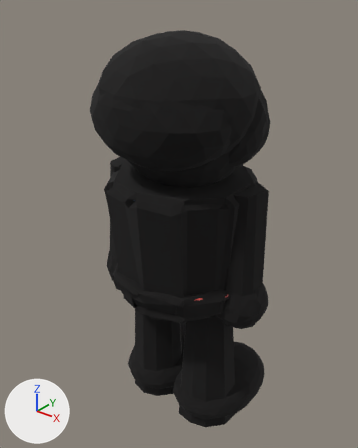
The glTF model assets/wonder_walker_v12.glb, before and after one commit.
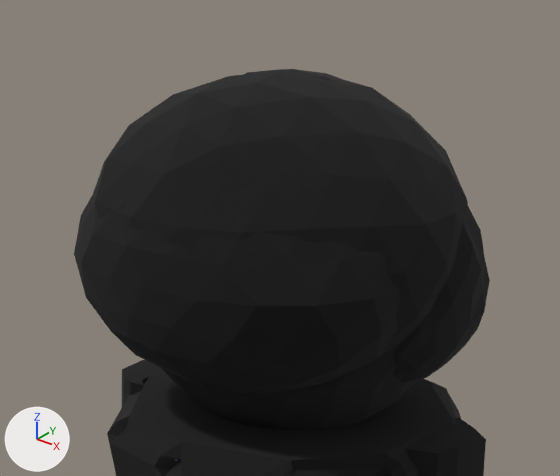
Each version appears first whole from a 50 mm lens placed at (0.745, -0.948, 1.174), pointed at (-0.025, 0.015, 0.577), and next in a close-up on the part from 16% to 84% of the width and 0% to 46% of the height. Lighting does not change. The marker at lower left points along +X, +Y and +Z. The first two pictures are the older version. Vertices at exactly the same position are counted once.

Script lines for the objects in view, before the commit:
```python
me_cone_006 = bpy.data.meshes.new('Cone.006')
me_cone_006.from_pydata(...)  # 2130 vertices, 4176 faces; spans x -0.257..0.254, y -0.214..0.242, z -0.011..1.078
me_cone_006.materials.append(mat_ww_outlineink)
ob_wonderwalker_body_outline = bpy.data.objects.new('WonderWalker_Body_Outline', me_cone_006)
ob_wonderwalker_body_outline.location = (0.0, 0.0, 0.0)
```
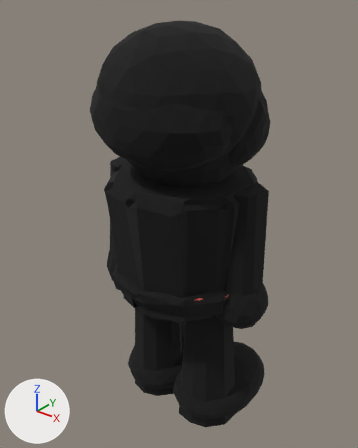
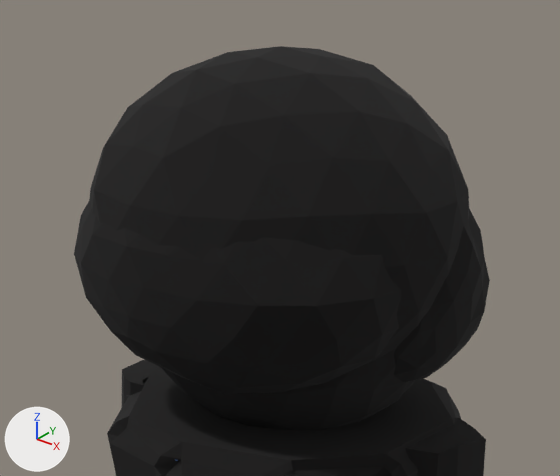
Pixel boxes [x1, y1, x2, y2] of what changed, in the close-ups (560 x 476 px; the box of a moved part takes in the faces that stretch with it):
'WonderWalker_Body_Outline', reshaped
    before: [74, 69, 490, 476]
    after: [74, 46, 490, 476]
part 1 of me_cone_006, moved or reshaped
    before: [91, 71, 468, 358]
    after: [89, 46, 469, 363]

The change in detail:
me_cone_006 is used by ob_wonderwalker_body_outline; location (0.0, 0.0, 0.0).
me_cone_006 had 2130 vertices, 4176 faces and spanned x -0.257..0.254, y -0.214..0.242, z -0.011..1.078.
me_cone_006 now has 2130 vertices, 4176 faces and spans x -0.257..0.254, y -0.214..0.242, z -0.011..1.1.
me_cone_006 part 1: the loose piece of 162 vertices spanning x -0.206..0.203, y -0.211..0.172, z 0.761..1.077 is scaled about its middle by (1, 1, 1.1), then moved by (0.0, 0.0, 0.007).
